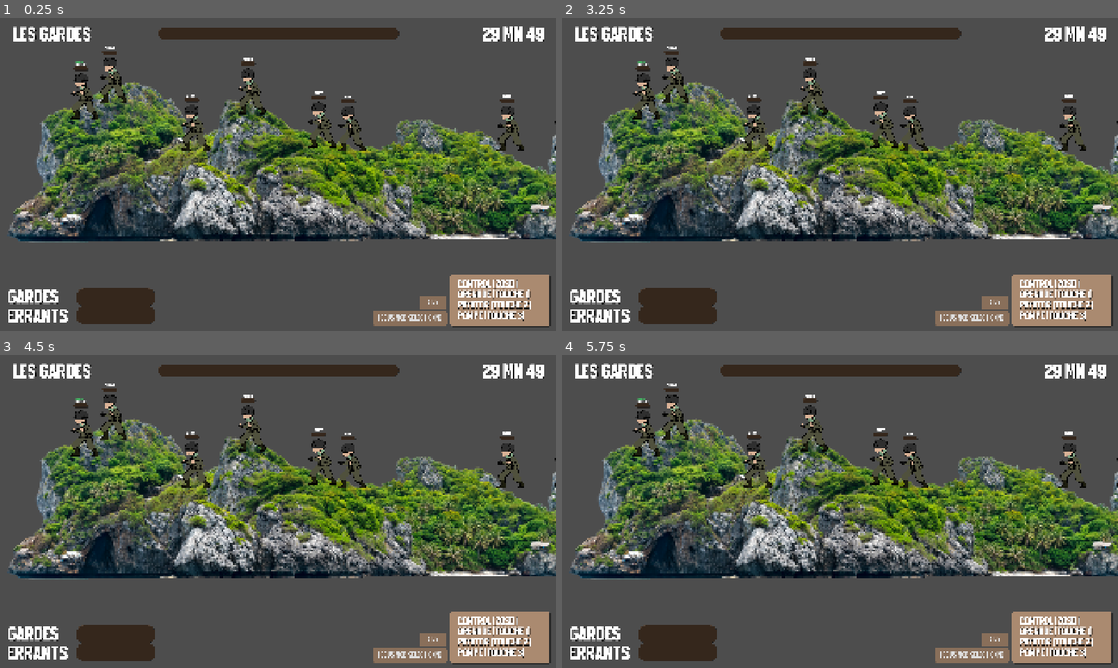
Above: before the commit, frames 1-4 (two rows, left to right).
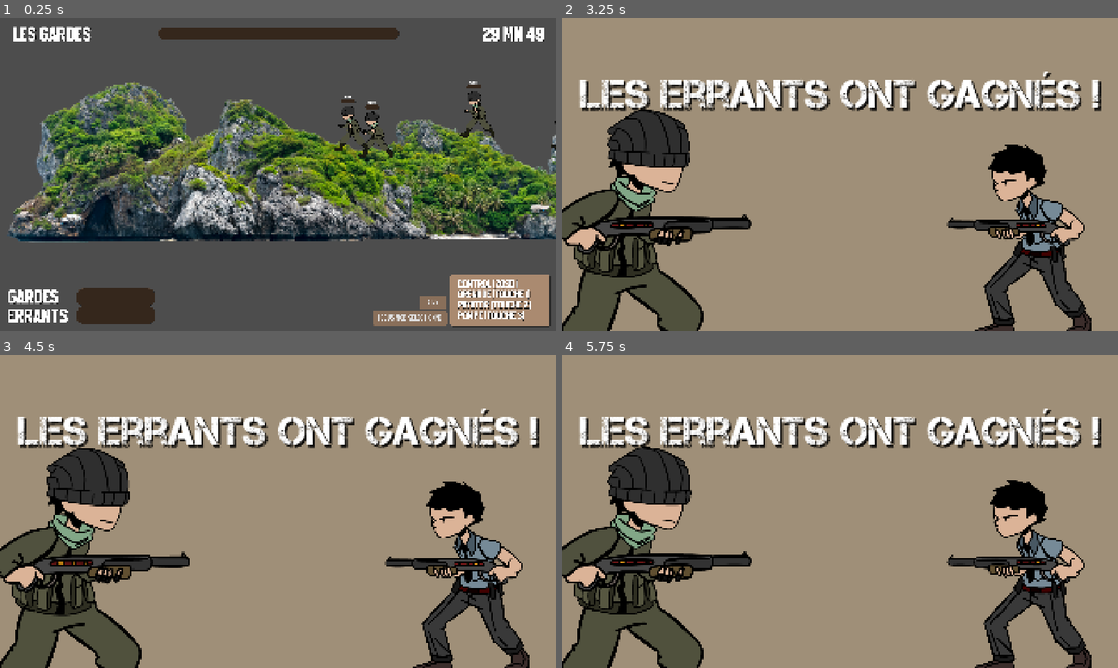
Above: after the commit, the same moments.

Repository: t0qen/baudo-game-jam-autumn
Game: Godot game, scene res://scenes/main.tscn
Two runs of this game, one before a commit and one after it. Both use one fixed random seed, a clock stepped at 60 frames per second and the inputs below. The engine's default icon, where the game draws it, is replaced by a stand-in: a white triangle on a blue panel in a dark square. Sound files missing from this copy of the repository are replaced by a short silence.
Inputs:
- Up to frame 1 (0.25 s): no input
- Up to frame 2 (3.25 s): tap Enter at 0.5, 2 s; hold D (right) 0.53-1.28 s; hold W (aim_left) 0.53-1.28 s; tap Space (jump) at 0.77, 1.25, 1.52, 2.75, 3.02 s; hold A (left) 1.28-2.03 s; tap S (aim_right) at 1.35 s; hold D (right) from 2.03 s (still down); tap 1 (bomb) at 2.1 s; tap Down (camera_down) at 2.85 s
- Up to frame 3 (4.5 s): release D (right) at 3.53 s; hold A (left) from 3.53 s (still down); tap X (camera_focus) at 3.6 s; tap Space (jump) at 3.77 s; tap Left (camera_left) at 4.35 s
- Up to frame 4 (5.75 s): keep holding A (left); tap Space (jump) at 4.52 s; hold Right (camera_right) from 5.03 s (still down)

The runs differ from the first frame. In frame 1, 2.5% of the frame differs, in the area x 12-100%, y 9-45%; in frame 2, 94%; in frame 3, 94%, in the area x 0-100%, y 0-100%; in frame 4, 94%.
Error after the commit: Invalid assignment of property or key 'paused' with value of type 'bool' on a base object of type 'null instance'. (res://scripts/main.gd:158)

Commit message:
Update main.gd

Diff:
--- a/scripts/main.gd
+++ b/scripts/main.gd
@@ -50,19 +50,22 @@
 	var errants_spawn_points = []
 	for i in $"spawns-points/errants".get_children():
 		errants_spawn_points.append(i)
-	var errants_taken_sp = []
-
-	for i in range(VarBidules.nbr_errants):
-		var current_sp = $"spawns-points/errants".get_child(randi_range(0, 9))
-		if current_sp in errants_taken_sp:
-			while current_sp in errants_taken_sp:
-				print("nonon")
-				current_sp = $"spawns-points/errants".get_child(randi_range(0, 9))
-		errants_taken_sp.append(current_sp)
-		var current_errant = errants.instantiate()
-		current_errant.global_position = current_sp.global_position
-		current_errant.set_current(1)
-		$team_container/team_errants.add_child(current_errant)
+	errants_spawn_points.shuffle()
+	var selected_sp = errants_spawn_points.slice(0, VarBidules.nbr_errants)
+	for current_sp in selected_sp:
+		pass
+
+	#for i in range(VarBidules.nbr_errants):
+		#var current_sp = $"spawns-points/errants".get_child(randi_range(0, 9))
+		#if current_sp in errants_taken_sp:
+			#while current_sp in errants_taken_sp:
+				#print("nonon")
+				#current_sp = $"spawns-points/errants".get_child(randi_range(0, 9))
+		#errants_taken_sp.append(current_sp)
+		#var current_errant = errants.instantiate()
+		#current_errant.global_position = current_sp.global_position
+		#current_errant.set_current(1)
+		#$team_container/team_errants.add_child(current_errant)
 
 	#gardes
 	var gardes_spawn_points = []
